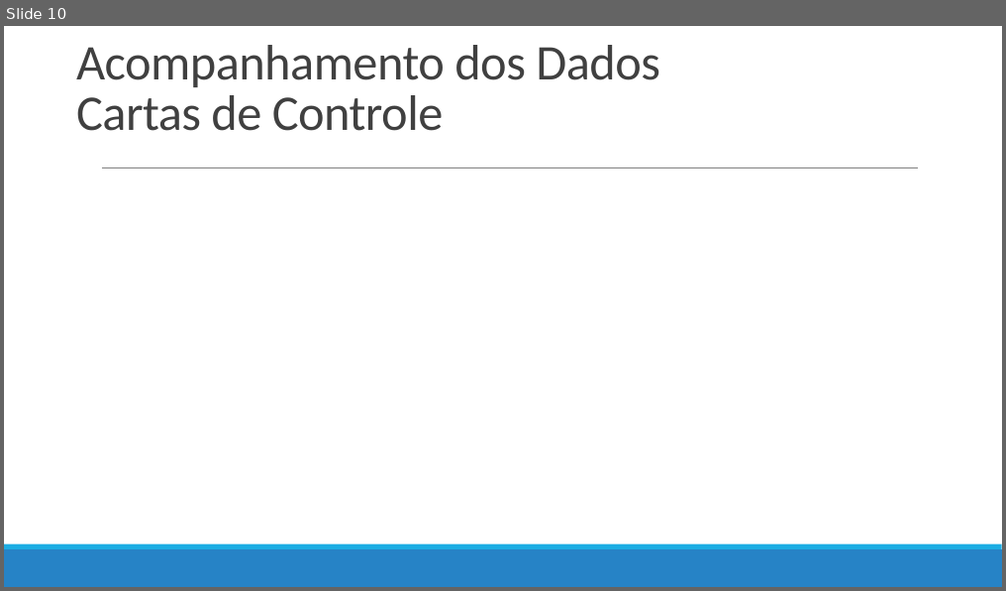
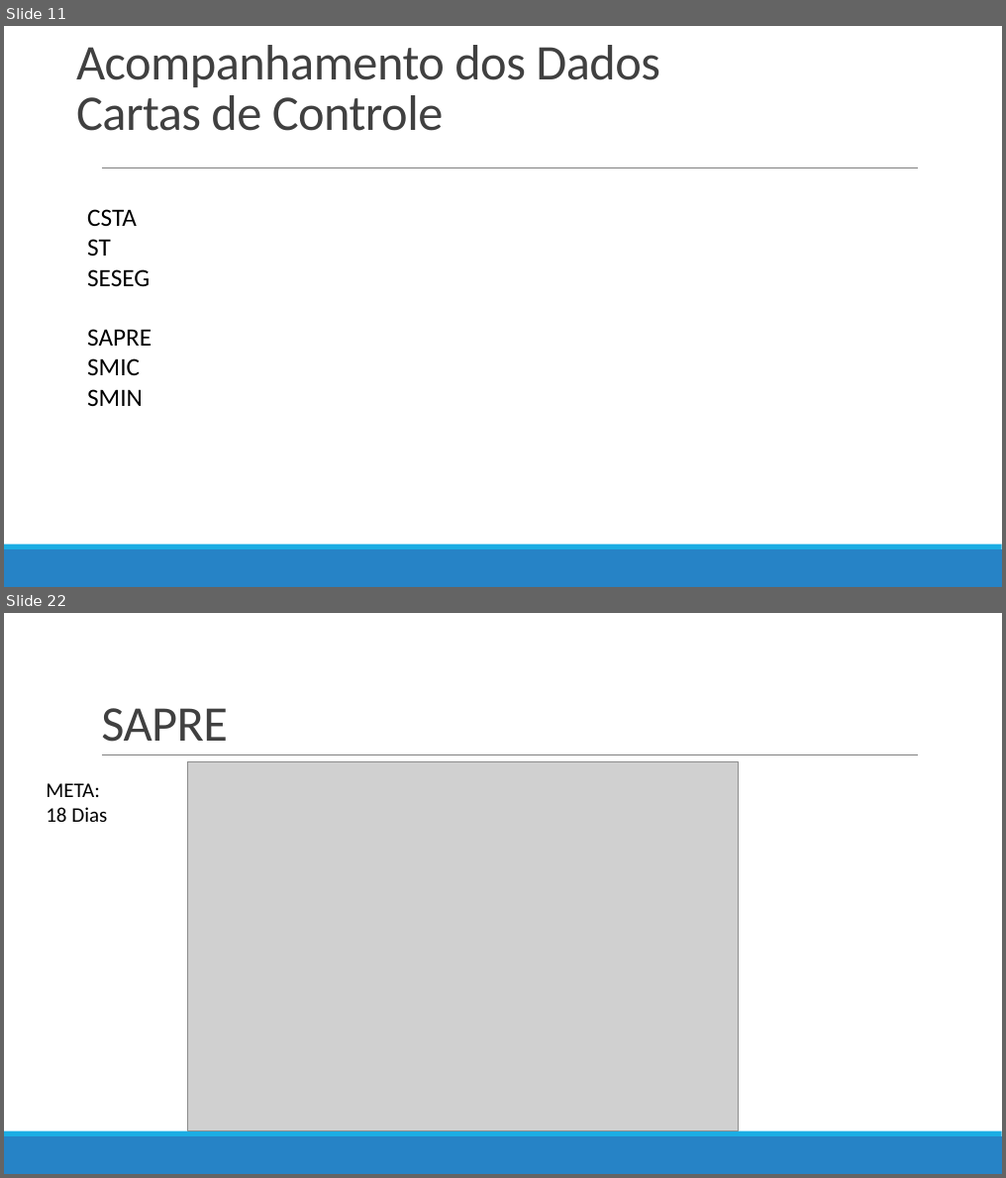
Before and after one commit to ruhansanabria/Puc_Lean2016, a slide deck: Apresentações/TRE DMAIC - Improve -FollowUP.pptx. Shown one above the other, each under a label of ours: slide 10 before the commit, slides 11 and 22 after it; the slides between them are not shown. The pictures are 1006x591 and 1006x1178 pixels, drawn with LibreOffice and Linux fonts; fonts in the diff are those of the drawing; grey boxes stand for pictures. Boxes give left, top, right and bottom in pixels: in the first picture for what was removed or moved away, otherwise in the second. Text is boxed around its words. In the diff, an @@ line names an element or a change of style, - is before the commit and + after.

```diff
--- a/Apresentações/TRE DMAIC - Improve -FollowUP.pptx
+++ b/Apresentações/TRE DMAIC - Improve -FollowUP.pptx
@@ slide 22 added at (4, 613, 1002, 1174), background #FFFFFF; not listed: 3 template elements that a slide beside it also shows @@
@@ title added at (101, 708, 228, 742), 48 pt, text #404040 @@
+SAPRE
@@ text added at (46, 783, 107, 822), 20 pt, text #000000 @@
+META:
+18 Dias
@@ picture added at (187, 761, 740, 1131) @@
@@ what was slide 10 is now slide 11 @@
@@ slide 11 changed as well @@
@@ text added at (87, 209, 152, 406), 24 pt, text #000000 @@
+CSTA
+ST
+SESEG
+SAPRE
+SMIC
+SMIN
```
Also in this commit, not shown: 5 other slides changed, 15 other slides added, 1 slide removed.
